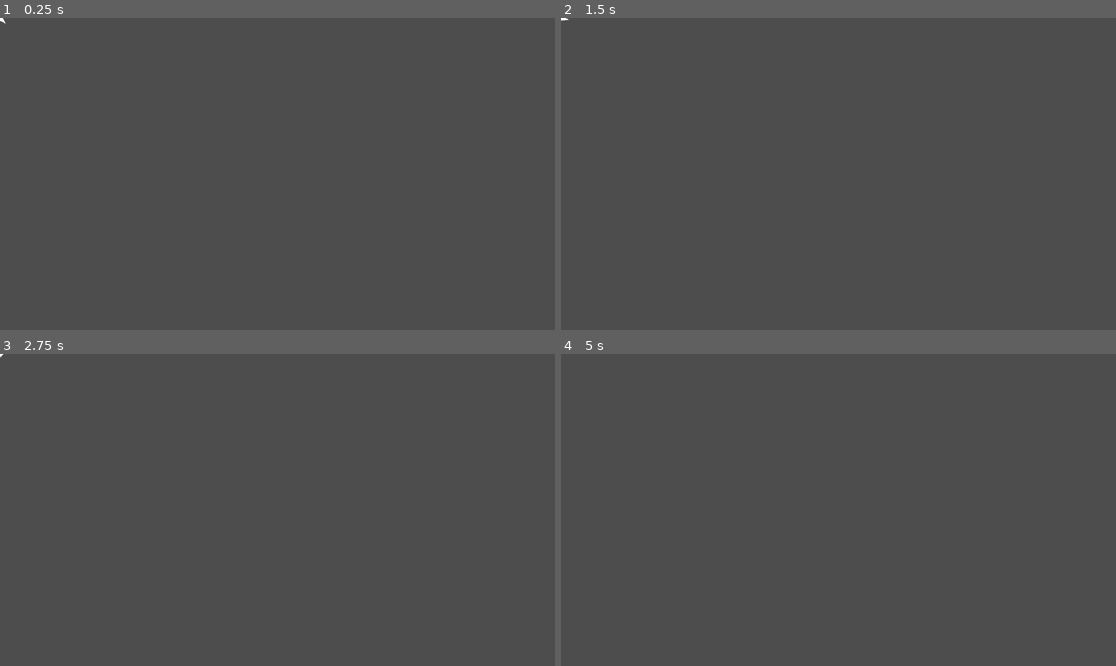
Above: before the commit, frames 1-4 (two rows, left to right).
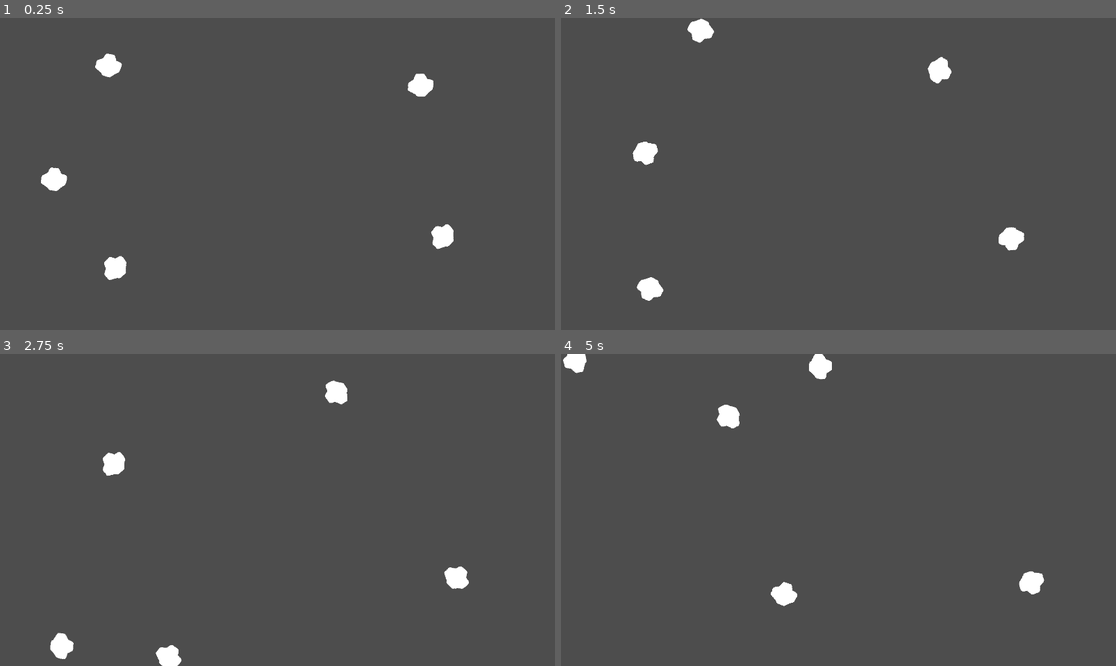
Above: after the commit, the same moments.

Repository: JustinRyanH/1bit_space
Game: Godot game, scene res://scenes/demo.tscn
Two runs of this game, one before a commit and one after it. Both use one fixed random seed, a clock stepped at 60 frames per second and the inputs below. Before the commit the project starts from res://scenes/ship/base_ship.tscn.
Inputs (mouse positions are in pixels of both pictures, inside the frame that each line leads up to):
- Up to frame 1 (0.25 s): no input
- Up to frame 2 (1.5 s): tap Enter at 0.5, 1.35 s; move the mouse to (960, 158) at 0.52 s; press the mouse at (960, 158) at 0.53 s; hold D (Rotate Right) 0.53-1.28 s; move the mouse to (727, 189) at 1.27 s; release the mouse at (727, 189) at 1.28 s; hold A (Rotate Left) from 1.28 s (still down)
- Up to frame 3 (2.75 s): move the mouse to (333, 441) at 2.02 s; release A (Rotate Left) at 2.03 s; hold D (Rotate Right) from 2.03 s (still down); tap F at 2.1 s
- Up to frame 4 (5 s): move the mouse to (810, 572) at 2.77 s; release D (Rotate Right) at 2.78 s; hold W (Accelerate) 2.78-3.53 s; click (810, 572) at 2.85 s; move the mouse to (1005, 556) at 3.52 s; hold A (Rotate Left) from 3.53 s (still down); tap Enter at 3.6 s; move the mouse to (672, 463) at 4.27 s; tap F at 4.35 s

The runs differ from the first frame. In frame 1, 1.3% of the frame differs, in the area x 0-82%, y 0-84%; in frame 2, 1.3%; in frame 3, 1.2%; in frame 4, 1.2%.

Commit message:
tune the spawn

Diff:
--- a/project.godot
+++ b/project.godot
@@ -11,7 +11,7 @@
 [application]
 
 config/name="2 Bit Space"
-run/main_scene="res://scenes/ship/base_ship.tscn"
+run/main_scene="res://scenes/demo.tscn"
 config/features=PackedStringArray("4.2", "Forward Plus")
 config/icon="res://icon.svg"
 
--- a/scenes/asteroid/asteroid.gd
+++ b/scenes/asteroid/asteroid.gd
@@ -41,7 +41,7 @@
 
 func destroy_asteroid() -> void:
 	if next_size:
-		asteroid_spawn_bus.spawn_asteroid.emit(next_size, position, linear_velocity * 2, 2)
+		asteroid_spawn_bus.spawn_asteroid.emit(next_size, position, linear_velocity * 1.25, 2)
 	else:
 		asteroid_spawn_bus.completely_destroyed.emit()
 	queue_free()
--- a/scenes/asteroid/large_asteroid.tscn
+++ b/scenes/asteroid/large_asteroid.tscn
@@ -6,6 +6,7 @@
 
 [node name="LargeAsteroid" instance=ExtResource("1_gtsgu")]
 input_pickable = true
+mass = 20.0
 next_size = ExtResource("2_4aynr")
 
 [node name="Sprite2D" parent="." index="0"]
--- a/scenes/demo.tscn
+++ b/scenes/demo.tscn
@@ -6,7 +6,6 @@
 [ext_resource type="Resource" uid="uid://bpq6y2sq8cpi" path="res://scenes/projectiles/projectile_bus.tres" id="3_coy3l"]
 [ext_resource type="Script" path="res://systems/asteroid_manager.gd" id="3_u0c30"]
 [ext_resource type="Resource" uid="uid://d2s8748m0hk3m" path="res://scenes/asteroid/asteroid_spawn_bus.tres" id="4_68duc"]
-[ext_resource type="PackedScene" uid="uid://bdqty4whx7pna" path="res://scenes/ship/simple_ship.tscn" id="6_c4rmr"]
 
 [sub_resource type="RectangleShape2D" id="RectangleShape2D_16c3m"]
 
@@ -43,8 +42,6 @@
 
 [node name="ShipManager" type="Node2D" parent="."]
 
-[node name="Ship" parent="ShipManager" instance=ExtResource("6_c4rmr")]
-
 [node name="WorldWrap" type="Node2D" parent="." node_paths=PackedStringArray("camera", "bounds")]
 unique_name_in_owner = true
 script = ExtResource("2_6lyyr")
--- a/systems/asteroid_manager.gd
+++ b/systems/asteroid_manager.gd
@@ -2,12 +2,13 @@
 extends Node2D
 
 const EDGE_OFFSET = 25
+const EDGE_OUTBOUND = 200
 
 enum Side {
-	Top = 0,
-	Right = 1,
-	Bottom = 2,
-	Left = 3,
+	TOP = 0,
+	RIGHT = 1,
+	BOTTOM = 2,
+	LEFT = 3,
 }
 
 @export var asteroid_spawn_bus: AsteroidSpawnBus
@@ -22,17 +23,18 @@
 	asteroid_spawn_bus.completely_destroyed.connect(spawn_new_asteroid)
 	randmize_asteroid_directions()
 
-
 func spawn_sub_asteroid(scene: PackedScene, location: Vector2, velocity: Vector2, count: int) -> void:
 	var start = -(count / 2)
-	var angle = (PI / 4)
+	var angle = (PI / 8)
 	var length = velocity.length()
 	var initial_direction = velocity.normalized();
-	for i in range(start, count):
+	for i in range(start, (count / 2) + 1):
 		if i == 0: continue
-		var new_velocity = initial_direction.rotated(i * angle) * length * 2
+		var new_direction = initial_direction.rotated(i * angle)
+		var new_velocity = new_direction * length
+
 		var node = scene.instantiate() as Asteroid
-		node.position = location + new_velocity * 0.5
+		node.position = location
 		node.linear_velocity = new_velocity
 		add_child(node)
 
@@ -41,7 +43,8 @@
 	if total_children >= max_asteroid_count: return
 	var random_side: Side = randi_range(0, 3)
 
-	spawn_random_bottom()
+	var new_position = get_random_position_from_direction(random_side)
+	create_a_asteroid(new_position)
 
 func randmize_asteroid_directions() -> void:
 	for child in get_children():
@@ -51,26 +54,27 @@
 		var random_speed = randi_range(25, 200)
 		asteroid.linear_velocity = random_speed * random_direction
 
-func spawn_random_top() -> void:
+func get_random_position_from_direction(direction: Side) -> Vector2:
 	var bounds = world_wrap.get_bounds()
 
-	var random_speed = randf_range(50, 200)
-	var y = bounds.position.y - 50
-	var x = random_x(bounds)
-	var node = spawn_scene.instantiate() as Asteroid
-	node.linear_velocity = Vector2.DOWN.rotated(random_angle()) * random_speed
-	node.position = Vector2(x, y)
-	add_child(node)
-
-func spawn_random_bottom() -> void:
-	var bounds = world_wrap.get_bounds()
-
-	var y = bounds.size.y * 0.5 + 200
-	var x = random_x(bounds)
-	var new_position = Vector2(x, y)
-
-	create_a_asteroid(new_position)
-
+	match direction:
+		Side.TOP:
+			var y = bounds.position.y - EDGE_OUTBOUND
+			var x = random_x(bounds)
+			return Vector2(x, y)
+		Side.LEFT:
+			var y = random_y(bounds)
+			var x = bounds.position.x - EDGE_OUTBOUND
+			return Vector2(x, y)
+		Side.RIGHT:
+			var y = random_y(bounds)
+			var x = bounds.size.x * 0.5 + EDGE_OUTBOUND
+			return Vector2(x, y)
+		Side.BOTTOM:
+			var y = bounds.size.y * 0.5 + EDGE_OUTBOUND
+			var x = random_x(bounds)
+			return Vector2(x, y)
+	return Vector2.ZERO
 
 func random_angle() -> float:
 	return randf_range(-PI / 8, PI / 8)
@@ -80,7 +84,6 @@
 
 func random_y(bounds: Rect2) -> float:
 	return randf_range(EDGE_OFFSET + bounds.position.y, (bounds.size.y / 2) - EDGE_OFFSET)
-
 
 func create_a_asteroid(new_position: Vector2) -> void:
 	var random_speed = randf_range(100, 300)
Not shown: 1 places in scenes/demo.tscn that only renumber resources
